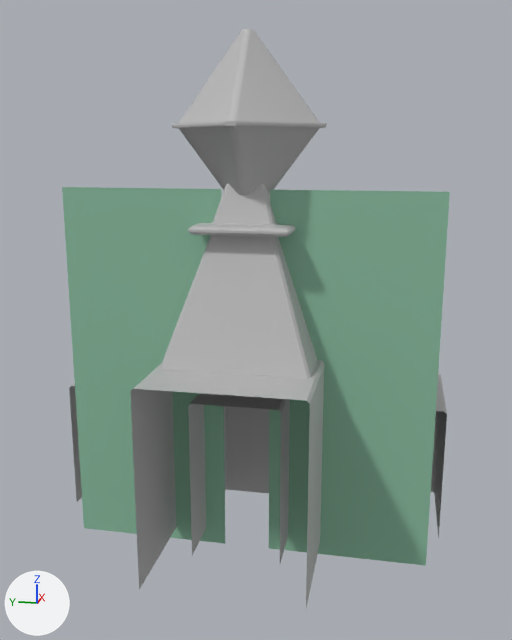
A saved change to the FBX model Assets/!WeAreAthomic/PROPS/P_CITY_POORZONE/DATA/Palacio/Palacio.fbx.
Both versions are drawn from a 50 mm lens placed at (-0.558, -0.104, 0.275), pointed at (-0.057, -0.004, 0.15). Lighting does not change. The marker at lower left points along +X, +Y and +Z. Where no turn or scale is listed for an object, it has been applied to the vertices.

In view in the first picture: 'Palacio'.
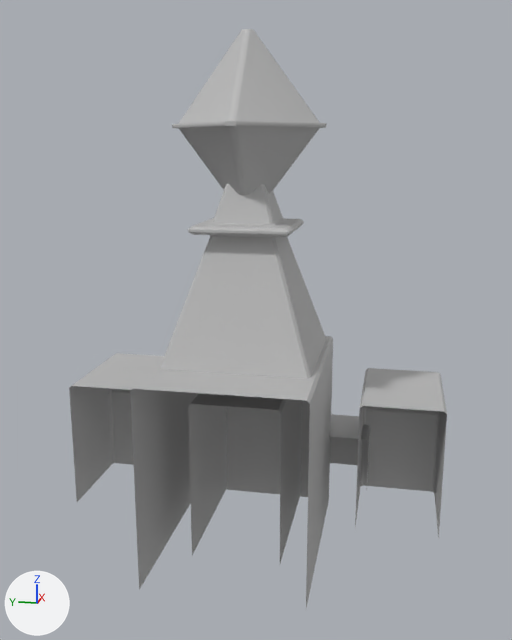
Boxes [x1, y1, x2, y2] around the edits, measured in the pictures (512 x 640 px):
'Palacio', reshaped
    before: [62, 29, 450, 608]
    after: [69, 29, 447, 608]
part 1 of me_mesh, deleted (green)
    before: [269, 190, 450, 566]
part 2 of me_mesh, deleted (green)
    before: [62, 187, 225, 544]

What changed in the scene script:
```text
Change me_mesh:
    where me_mesh.from_pydata(...)  # 400 vertices, 345 faces; spans x -0.103..0.103, y -0.144..0.144, z -0.188..0.188
    used by ob_palacio; location = (-0.0547, 0.0, 0.1615)
    remove me_mesh.materials.append(mat_lambert2)  # green #8abc9f
    me_mesh part 1: the loose piece of 4 vertices spanning x -0.019, y -0.136..-0.017, z -0.188..0.085 is deleted
    me_mesh part 2: the loose piece of 4 vertices spanning x -0.019, y 0.017..0.136, z -0.188..0.085 is deleted
```
